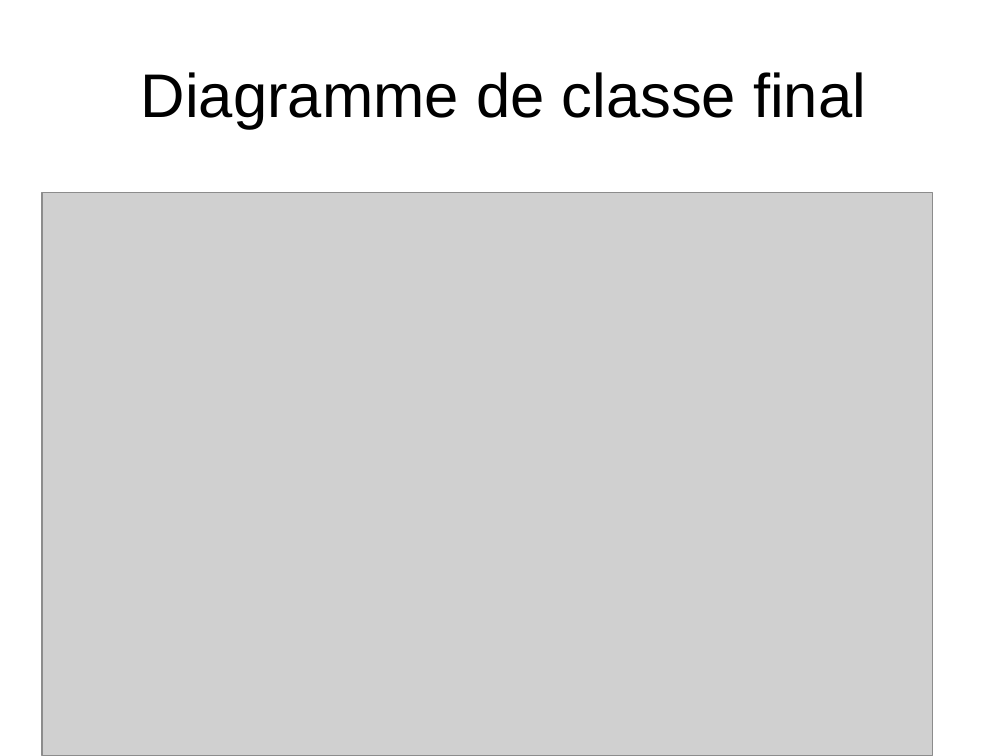
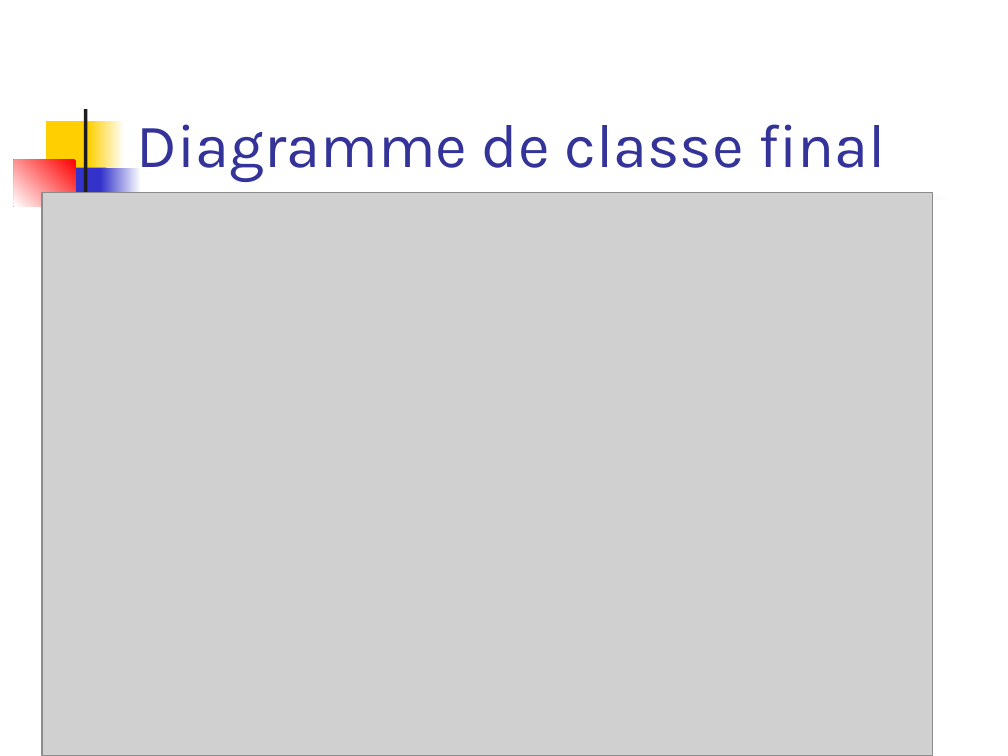
Before and after one commit to becharib/Calendar, a slide deck: slide 6 of Présentation/Soutenance projet.ppt (slide 5 before the commit). Drawn at 1008x756 pixels with LibreOffice and Linux fonts; fonts in the diff are those of the drawing; grey boxes stand for pictures. Boxes give left, top, right and bottom in pixels: in the first picture for what was removed or moved away, otherwise in the second. Text is boxed around its words. In the diff, an @@ line names an element or a change of style, - is before the commit and + after.

```diff
--- a/Présentation/Soutenance projet.ppt
+++ b/Présentation/Soutenance projet.ppt
@@ title "Diagramme de classe final": place and size @@
-title "Diagramme de classe final" at (141,72,866,129)
+title "Diagramme de classe final" at (137,124,886,182)
@@ title "Diagramme de classe final" at (137,124,886,182): font Arial to Karla, text colour #000000 to #333399; alignment centre to left; vertical alignment middle to bottom @@
@@ rectangle added at (84,109,87,225), fill #1C1C1C @@
@@ rectangle added at (46,121,95,173), fill #FFCF01 @@
@@ rectangle added at (89,121,125,173), fill gradient #FFFFFF to #FFCF01 @@
@@ rectangle added at (14,159,76,206), fill gradient #FF0000 to #FFFFFF @@
@@ rectangle added at (59,167,106,220), fill #3333CC @@
@@ rectangle added at (101,167,141,220), fill gradient #FFFFFF to #3333CC @@
```
Also in this commit, not shown: 4 other slides changed, 9 slides added.
